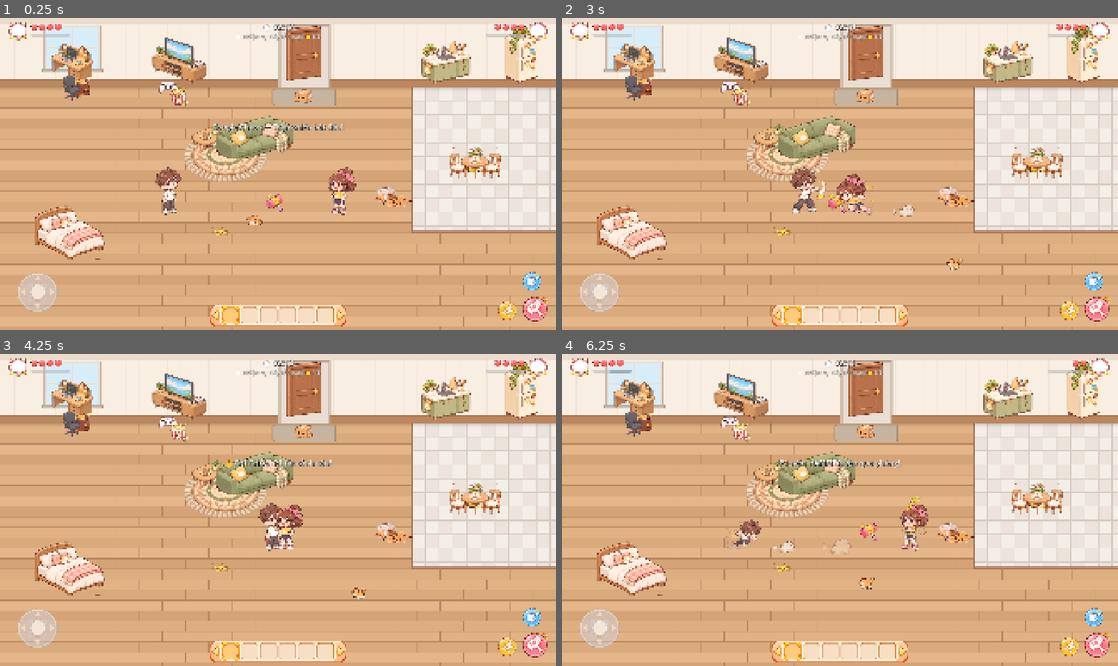
Above: before the commit, frames 1-4 (two rows, left to right).
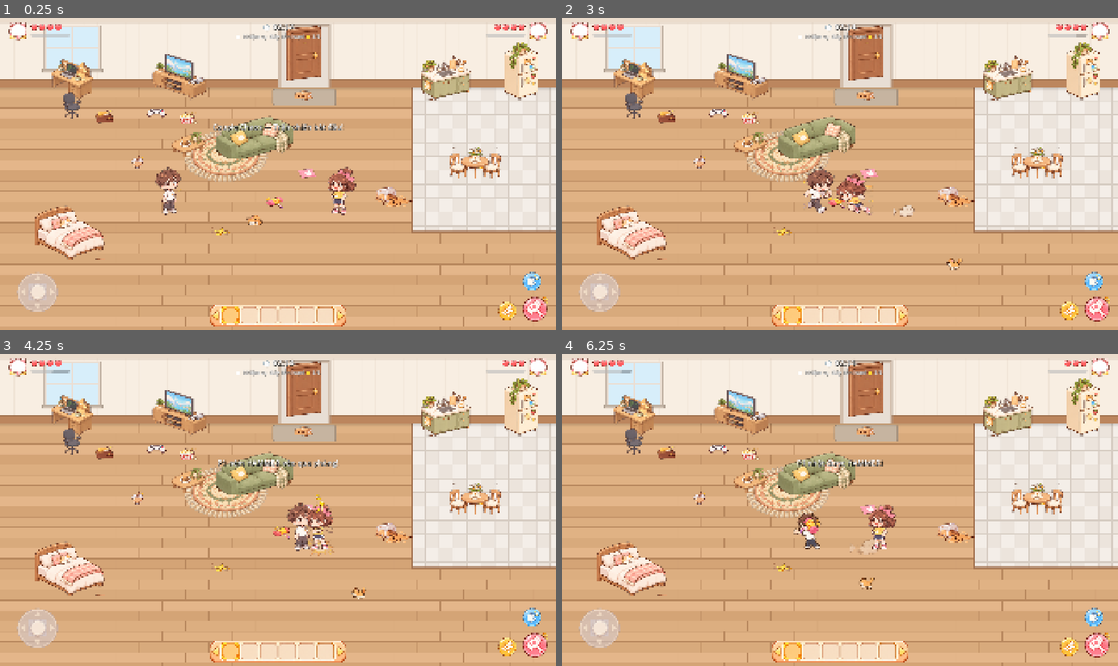
Above: after the commit, the same moments.

Repository: thanh-pham2k/couple-chaos
Game: Godot game, scene res://scenes/arena.tscn
Two runs of this game, one before a commit and one after it. Both use one fixed random seed, a clock stepped at 60 frames per second and the inputs below.
Inputs (mouse positions are in pixels of both pictures, inside the frame that each line leads up to):
- Up to frame 1 (0.25 s): no input
- Up to frame 2 (3 s): click (1095, 308) at 0.5 s; click (1067, 311) at 1.25 s; click (1095, 280) at 2 s; tap Enter at 2.75 s; move the mouse to (962, 158) at 2.77 s; hold D from 2.78 s (still down); hold J from 2.78 s (still down); click (962, 158) at 2.92 s
- Up to frame 3 (4.25 s): tap Space at 3.02, 3.32 s; tap F at 3.05 s; release D at 3.5 s; release J at 3.5 s; drag from (166, 525) to (378, 603) at 3.52 s
- Up to frame 4 (6.25 s): move the mouse to (895, 441) at 4.27 s; hold D 4.28-5 s; hold K 4.28-5 s; tap E at 4.55 s; drag from (812, 572) to (773, 475) at 5.02 s; move the mouse to (1006, 556) at 5.77 s; hold A from 5.78 s (still down); hold Shift from 5.78 s (still down); tap Space at 6.02 s; tap L at 6.05 s

The runs differ from the first frame. In frame 1, 5.3% of the frame differs, in the area x 9-97%, y 2-63%; in frame 2, 6.1%; in frame 3, 7.2%; in frame 4, 7.5%, in the area x 8-97%, y 2-65%.

Commit message:
Improve arena layout and player controls

Diff:
--- a/project.godot
+++ b/project.godot
@@ -45,21 +45,18 @@
 }
 p1_attack={
 "deadzone": 0.5,
-"events": [Object(InputEventKey,"resource_local_to_scene":false,"resource_name":"","device":-1,"window_id":0,"alt_pressed":false,"shift_pressed":false,"ctrl_pressed":false,"meta_pressed":false,"pressed":false,"keycode":0,"physical_keycode":74,"key_label":0,"unicode":106,"echo":false,"script":null),
-Object(InputEventKey,"resource_local_to_scene":false,"resource_name":"","device":-1,"window_id":0,"alt_pressed":false,"shift_pressed":false,"ctrl_pressed":false,"meta_pressed":false,"pressed":false,"keycode":0,"physical_keycode":70,"key_label":0,"unicode":102,"echo":false,"script":null)
+"events": [Object(InputEventKey,"resource_local_to_scene":false,"resource_name":"","device":-1,"window_id":0,"alt_pressed":false,"shift_pressed":false,"ctrl_pressed":false,"meta_pressed":false,"pressed":false,"keycode":0,"physical_keycode":70,"key_label":0,"unicode":102,"echo":false,"script":null)
 ]
 }
 p1_dash={
 "deadzone": 0.5,
 "events": [Object(InputEventKey,"resource_local_to_scene":false,"resource_name":"","device":-1,"window_id":0,"alt_press …(183 unchanged characters)…
-Object(InputEventKey,"resource_local_to_scene":false,"resource_name":"","device":-1,"window_id":0,"alt_pressed":false,"shift_pressed":false,"ctrl_pressed":false,"meta_pressed":false,"pressed":false,"keycode":0,"physical_keycode":32,"key_label":0,"unicode":32,"echo":false,"script":null),
-Object(InputEventKey,"resource_local_to_scene":false,"resource_name":"","device":-1,"window_id":0,"alt_pressed":false,"shift_pressed":false,"ctrl_pressed":false,"meta_pressed":false,"pressed":false,"keycode":0,"physical_keycode":76,"key_label":0,"unicode":108,"echo":false,"script":null)
+Object(InputEventKey,"resource_local_to_scene":false,"resource_name":"","device":-1,"window_id":0,"alt_pressed":false,"shift_pressed":false,"ctrl_pressed":false,"meta_pressed":false,"pressed":false,"keycode":0,"physical_keycode":32,"key_label":0,"unicode":32,"echo":false,"script":null)
 ]
 }
 p1_grab={
 "deadzone": 0.5,
-"events": [Object(InputEventKey,"resource_local_to_scene":false,"resource_name":"","device":-1,"window_id":0,"alt_pressed":false,"shift_pressed":false,"ctrl_pressed":false,"meta_pressed":false,"pressed":false,"keycode":0,"physical_keycode":75,"key_label":0,"unicode":107,"echo":false,"script":null),
-Object(InputEventKey,"resource_local_to_scene":false,"resource_name":"","device":-1,"window_id":0,"alt_pressed":false,"shift_pressed":false,"ctrl_pressed":false,"meta_pressed":false,"pressed":false,"keycode":0,"physical_keycode":69,"key_label":0,"unicode":101,"echo":false,"script":null)
+"events": [Object(InputEventKey,"resource_local_to_scene":false,"resource_name":"","device":-1,"window_id":0,"alt_pressed":false,"shift_pressed":false,"ctrl_pressed":false,"meta_pressed":false,"pressed":false,"keycode":0,"physical_keycode":69,"key_label":0,"unicode":101,"echo":false,"script":null)
 ]
 }
 
--- a/scenes/arena.tscn
+++ b/scenes/arena.tscn
@@ -40,7 +40,7 @@
 size = Vector2(60, 30)
 
 [sub_resource type="RectangleShape2D" id="Shape_Bed"]
-size = Vector2(210, 75)
+size = Vector2(210, 130)
 
 [sub_resource type="RectangleShape2D" id="Shape_Fridge"]
 size = Vector2(100, 45)
@@ -85,7 +85,7 @@
 texture = ExtResource("14_rug")
 
 [node name="Workstation" type="StaticBody2D" parent="YSortArena"]
-position = Vector2(250, 230)
+position = Vector2(250, 285)
 collision_layer = 1
 collision_mask = 2
 
@@ -98,7 +98,7 @@
 shape = SubResource("Shape_Desk")
 
 [node name="OfficeChair" type="StaticBody2D" parent="YSortArena"]
-position = Vector2(250, 290)
+position = Vector2(250, 350)
 collision_layer = 1
 collision_mask = 2
 
@@ -111,7 +111,7 @@
 shape = SubResource("Shape_Chair")
 
 [node name="TVConsole" type="StaticBody2D" parent="YSortArena"]
-position = Vector2(620, 230)
+position = Vector2(620, 285)
 collision_layer = 1
 collision_mask = 2
 
@@ -137,7 +137,7 @@
 shape = SubResource("Shape_Table")
 
 [node name="CoffeeTable" type="StaticBody2D" parent="YSortArena"]
-position = Vector2(720, 460)
+position = Vector2(650, 485)
 collision_layer = 1
 collision_mask = 2
 
@@ -172,11 +172,11 @@
 texture = ExtResource("16_bed")
 
 [node name="CollisionShape2D" type="CollisionShape2D" parent="YSortArena/Bed"]
-position = Vector2(0, -35)
+position = Vector2(0, -65)
 shape = SubResource("Shape_Bed")
 
 [node name="Counter" type="StaticBody2D" parent="YSortArena"]
-position = Vector2(1540, 230)
+position = Vector2(1540, 285)
 collision_layer = 1
 collision_mask = 2
 
@@ -189,7 +189,7 @@
 shape = SubResource("Shape_Counter")
 
 [node name="Fridge" type="StaticBody2D" parent="YSortArena"]
-position = Vector2(1800, 230)
+position = Vector2(1800, 285)
 collision_layer = 1
 collision_mask = 2
 
@@ -232,11 +232,11 @@
 item_type = "hammer"
 
 [node name="ItemPillow" parent="YSortArena" instance=ExtResource("5_item")]
-position = Vector2(880, 450)
+position = Vector2(1060, 540)
 item_type = "pillow"
 
 [node name="ItemBoba" parent="YSortArena" instance=ExtResource("5_item")]
-position = Vector2(720, 420)
+position = Vector2(475, 500)
 item_type = "boba"
 
 [node name="ItemBanana" parent="YSortArena" instance=ExtResource("5_item")]
@@ -244,15 +244,15 @@
 item_type = "banana"
 
 [node name="ItemPopcorn" parent="YSortArena" instance=ExtResource("5_item")]
-position = Vector2(620, 270)
+position = Vector2(650, 350)
 item_type = "popcorn"
 
 [node name="ItemGamepad" parent="YSortArena" instance=ExtResource("5_item")]
-position = Vector2(580, 240)
+position = Vector2(540, 330)
 item_type = "gamepad"
 
 [node name="ItemWallet" parent="YSortArena" instance=ExtResource("5_item")]
-position = Vector2(280, 240)
+position = Vector2(360, 345)
 item_type = "wallet"
 
 [node name="ItemBox" parent="YSortArena" instance=ExtResource("5_item")]
--- a/scenes/hazard.tscn
+++ b/scenes/hazard.tscn
@@ -7,6 +7,7 @@
 radius = 42.0
 
 [node name="Hazard" type="Area2D" groups=["hazards"]]
+z_index = -1
 collision_layer = 4
 collision_mask = 2
 script = ExtResource("1_hazard")
--- a/scripts/arena.gd
+++ b/scripts/arena.gd
@@ -8,6 +8,12 @@
 var match_time_left: float = 138.0 # 02:18 countdown as in reference screenshot
 var chaos_score: int = 3 # ⭐ 3/5 initial
 const MAX_CHAOS_STARS: int = 5
+
+# Keep landed pickups inside the walkable side of the four arena walls.
+@export var pickup_bounds: Rect2 = Rect2(110, 280, 1700, 720)
+
+func get_pickup_bounds() -> Rect2:
+	return Rect2(to_global(pickup_bounds.position), pickup_bounds.size)
 
 func _ready() -> void:
 	# Link touch controls to P1
--- a/scripts/item.gd
+++ b/scripts/item.gd
@@ -9,8 +9,9 @@
 var fly_time_left: float = 0.5
 var thrown_by: String = ""
 
-var idle_timer: float = 0.0
-var base_scale: Vector2 = Vector2(1.0, 1.0)
+# The existing item art is an upright icon; compress it vertically on the
+# floor so it reads as resting in the room's perspective.
+const FLOOR_ITEM_SCALE := Vector2(1.0, 0.65)
 
 @onready var sprite: Sprite2D = $Sprite2D
 @onready var collision_shape: CollisionShape2D = $CollisionShape2D
@@ -19,7 +20,7 @@
 	add_to_group("items")
 	update_texture()
 	body_entered.connect(_on_body_entered)
-	base_scale = scale
+	_update_floor_visual()
 
 func get_item_type() -> String:
 	return item_type
@@ -31,18 +32,26 @@
 
 func _physics_process(delta: float) -> void:
 	if is_flying:
-		global_position += fly_direction * fly_speed * delta
+		var next_position := global_position + fly_direction * fly_speed * delta
+		var arena := get_parent()
+		while arena and not arena.has_method("get_pickup_bounds"):
+			arena = arena.get_parent()
+		if arena:
+			var bounds: Rect2 = arena.get_pickup_bounds()
+			var bounded_position := next_position.clamp(bounds.position, bounds.end)
+			global_position = bounded_position
+			if bounded_position != next_position:
+				land_on_floor()
+				return
+		else:
+			global_position = next_position
 		rotation += 14.0 * delta * (1.0 if fly_direction.x >= 0 else -1.0)
 		fly_time_left -= delta
 
 		if fly_time_left <= 0.0:
 			land_on_floor()
 	else:
-		# Idle bobbing & proximity highlight
-		idle_timer += delta
-		if sprite:
-			sprite.position.y = sin(idle_timer * 4.5) * 3.0
-
+		# Keep the item on the floor and highlight it without moving its collider.
 		# Highlight when nearby any player
 		var is_near = false
 		for p in get_tree().get_nodes_in_group("players"):
@@ -50,7 +59,9 @@
 				is_near = true
 				break
 
-		scale = scale.lerp(base_scale * (1.15 if is_near else 1.0), 10.0 * delta)
+		if sprite:
+			var target_color := Color(1.0, 1.0, 0.8) if is_near else Color.WHITE
+			sprite.modulate = sprite.modulate.lerp(target_color, minf(10.0 * delta, 1.0))
 
 func _on_body_entered(body: Node2D) -> void:
 	if not is_flying:
@@ -78,9 +89,16 @@
 
 		land_on_floor()
 
+func _update_floor_visual() -> void:
+	z_index = 0 if is_flying else -1
+	if sprite:
+		sprite.scale = Vector2.ONE if is_flying else FLOOR_ITEM_SCALE
+		sprite.position = Vector2.ZERO
+
 func land_on_floor() -> void:
 	is_flying = false
 	rotation = 0.0
+	_update_floor_visual()
 
 	# If banana or boba or popcorn landed, can spawn hazards!
 	if item_type == "banana":
--- a/scripts/player.gd
+++ b/scripts/player.gd
@@ -31,6 +31,10 @@
 var hammer_hit_pending: bool = false
 const HAMMER_ATTACK_DURATION := 0.36
 const HAMMER_IMPACT_TIME := HAMMER_ATTACK_DURATION * 4.0 / 6.0
+# Normalize drawn character height while preserving the foot anchor.
+const HAMMER_HOLD_SCALE := 160.0 / 140.0
+const HAMMER_SIDE_HOLD_SCALE := 160.0 / 125.0
+const HAMMER_ATTACK_SCALE := 160.0 / 116.0
 
 var is_throwing: bool = false
 var throw_timer: float = 0.0
@@ -136,7 +140,13 @@
 	if weapon_sprite:
 		weapon_sprite.visible = held_item_type == "hammer" and not action.begins_with("hammer_")
 	character_animation_time += delta
-	sprite.position.y = -70.0
+	var visual_scale := 1.0
+	if action == "hammer_attack":
+		visual_scale = HAMMER_ATTACK_SCALE
+	elif action.begins_with("hammer_"):
+		visual_scale = HAMMER_HOLD_SCALE if facing == "down" else HAMMER_SIDE_HOLD_SCALE
+	sprite.scale = Vector2.ONE * visual_scale
+	sprite.position.y = (-60.0 if action == "hammer_attack" else -70.0) * visual_scale
 	if action == "throw":
 		sprite.frame = mini(int(character_animation_time / THROW_DURATION * 6.0), 5)
 	elif action == "hammer_attack":
@@ -451,21 +461,6 @@
 	var attack_pressed = Input.is_action_just_pressed(prefix + "attack")
 	var grab_pressed = Input.is_action_just_pressed(prefix + "grab")
 
-	# Resilient keyboard fallback keys
-	if player_id == "p1":
-		if Input.is_key_pressed(KEY_J) or Input.is_key_pressed(KEY_F):
-			if not is_attacking: attack_pressed = true
-		if Input.is_key_pressed(KEY_K) or Input.is_key_pressed(KEY_E):
-			if not is_throwing: grab_pressed = true
-		if Input.is_key_pressed(KEY_SHIFT) or Input.is_key_pressed(KEY_SPACE) or Input.is_key_pressed(KEY_L):
-			if not is_dashing: dash_pressed = true
-	else:
-		if Input.is_key_pressed(KEY_KP_1) or Input.is_key_pressed(KEY_1):
-			if not is_attacking: attack_pressed = true
-		if Input.is_key_pressed(KEY_KP_2) or Input.is_key_pressed(KEY_2):
-			if not is_throwing: grab_pressed = true
-		if Input.is_key_pressed(KEY_KP_0) or Input.is_key_pressed(KEY_ENTER) or Input.is_key_pressed(KEY_0):
-			if not is_dashing: dash_pressed = true
 
 	if dash_pressed:
 		trigger_dash()
@@ -577,6 +572,7 @@
 			sprite.hframes = 1
 			sprite.frame = 0
 			sprite.position.y = -80.0
+			sprite.scale = Vector2.ONE
 			update_weapon_transform()
 		sprite.texture = textures[pose_name]
 		if weapon_sprite:
--- a/tests/hammer_animation_test.gd
+++ b/tests/hammer_animation_test.gd
@@ -1,8 +1,7 @@
 extends Node2D
 
-# Tests atlas transitions and uses a synthetic attack sheet to exercise the
-# delayed-hit path even when an attack asset is unavailable. This is not a
-# visual-quality test of the generated artwork.
+# Tests actual atlas transitions, attack timing and directional fallback.
+# This is not a visual-quality test of the candidate artwork.
 func _ready() -> void:
 	var packed := load("res://scenes/player.tscn") as PackedScene
 	var p1 := packed.instantiate() as Player
@@ -26,6 +25,9 @@
 			player.facing_direction = direction
 			assert(player.update_character_animation("hammer_idle", 0.0), "Missing usable idle atlas")
 			assert(player.sprite.hframes == 4 and not player.weapon_sprite.visible, "Idle atlas must hide separate hammer")
+			var expected_scale := Player.HAMMER_HOLD_SCALE if direction == Vector2.DOWN else Player.HAMMER_SIDE_HOLD_SCALE
+			assert(is_equal_approx(player.sprite.scale.x, expected_scale))
+			assert(is_equal_approx(player.sprite.position.y + 70.0 * player.sprite.scale.y, 0.0), "Foot anchor must stay on the floor")
 			assert(player.update_character_animation("hammer_run", 0.2), "Missing usable run atlas")
 			assert(player.sprite.hframes == 6 and player.sprite.frame == 2 and not player.weapon_sprite.visible)
 		player.facing_direction = Vector2.LEFT
@@ -33,16 +35,29 @@
 		assert(player.sprite.flip_h, "Left should mirror the right-facing atlas")
 		player.update_sprite_pose("idle")
 		assert(player.sprite.hframes == 1 and player.weapon_sprite.visible, "Fallback must restore the separate hammer")
+		assert(player.sprite.scale == Vector2.ONE, "Fallback must restore original sprite scale")
 
-	# The source may not include a usable attack atlas; a dummy texture tests
-	# timing and interruption logic without claiming that artwork exists.
-	var dummy := ImageTexture.create_from_image(Image.create(768, 160, false, Image.FORMAT_RGBA8))
-	p1.character_animations["hammer_attack_right"] = dummy
-	p1.facing_direction = Vector2.RIGHT
+	# Boy has only a down-facing attack sheet; missing directions and Girl
+	# must fall back to the separate hammer without a delayed hit.
+	p2.global_position = Vector2(1500, 900)
+	for entry in [[p1, Vector2.RIGHT], [p1, Vector2.UP], [p2, Vector2.DOWN], [p2, Vector2.RIGHT], [p2, Vector2.UP]]:
+		var player: Player = entry[0]
+		player.facing_direction = entry[1]
+		assert(not player.update_character_animation("hammer_attack", 0.0), "Unexpected attack atlas")
+		player.trigger_attack()
+		assert(not player.hammer_hit_pending and player.weapon_sprite.visible, "Missing atlas must use fallback weapon")
+		player.pick_up("hammer")
+
+	assert(p1.character_animations.has("hammer_attack_down"), "Boy down attack atlas must load")
+	p1.global_position = Vector2(400, 400)
+	p2.global_position = Vector2(400, 460)
+	p1.facing_direction = Vector2.DOWN
 	p1.pick_up("hammer")
 	var before := p2.hearts
 	p1.trigger_attack()
 	assert(p1.hammer_hit_pending and p2.hearts == before, "Attack must not hit at wind-up")
+	assert(is_equal_approx(p1.sprite.scale.x, Player.HAMMER_ATTACK_SCALE))
+	assert(is_equal_approx(p1.sprite.position.y + 60.0 * p1.sprite.scale.y, 0.0), "Attack foot anchor must stay on the floor")
 	p1._physics_process(Player.HAMMER_IMPACT_TIME - 0.02)
 	assert(p2.hearts == before, "Attack must not hit before impact")
 	p1._physics_process(0.03)
@@ -59,5 +74,5 @@
 	assert(not p1.hammer_hit_pending and not p1.is_attacking, "Hit must cancel a pending attack")
 	p1._physics_process(Player.HAMMER_ATTACK_DURATION)
 	assert(p2.hearts == before_interrupt, "Interrupted attack must not deal damage")
-	print("Hammer idle/run atlas, fallback, impact timing and interruption verified (attack timing uses a synthetic sheet).")
+	print("Hammer idle/run, real Boy down attack, fallback, impact timing and interruption verified.")
 	get_tree().quit(0)
--- /dev/null
+++ b/tests/item_boundary_test.gd
@@ -0,0 +1,42 @@
+extends Node
+
+func _ready() -> void:
+	var arena := (load("res://scenes/arena.tscn") as PackedScene).instantiate()
+	add_child(arena)
+	await get_tree().process_frame
+	arena.set_process(false)
+	var player: Player = arena.get_node("YSortArena/Player1")
+	player.set_physics_process(false)
+	var parent: Node = arena.get_node("YSortArena")
+	var bounds: Rect2 = arena.get_pickup_bounds()
+	var cases := [
+		[Vector2(1800, 700), Vector2.RIGHT, Vector2(1810, 700)],
+		[Vector2(120, 700), Vector2.LEFT, Vector2(110, 700)],
+		[Vector2(900, 290), Vector2.UP, Vector2(900, 280)],
+		[Vector2(900, 990), Vector2.DOWN, Vector2(900, 1000)],
+		[Vector2(1800, 990), Vector2(1, 1).normalized(), Vector2(1810, 1000)],
+		[Vector2(1950, 700), Vector2.RIGHT, Vector2(1810, 700)],
+	]
+	for entry in cases:
+		var item := (load("res://scenes/item.tscn") as PackedScene).instantiate() as ItemPickup
+		parent.add_child(item)
+		item.set_physics_process(false)
+		item.item_type = "hammer"
+		item.global_position = entry[0]
+		item.fly_direction = entry[1]
+		item.is_flying = true
+		item._physics_process(0.1)
+		assert(not item.is_flying, "Hammer should land at the boundary")
+		assert(item.global_position.is_equal_approx(entry[2]), "Hammer must remain inside the playable area")
+		assert(bounds.has_point(item.global_position) or item.global_position.x == bounds.end.x or item.global_position.y == bounds.end.y)
+		# Move other pickups away so the real pickup search targets this hammer.
+		for other in get_tree().get_nodes_in_group("items"):
+			if other != item:
+				other.remove_from_group("items")
+		player.global_position = item.global_position
+		player.find_and_pickup_item()
+		assert(player.held_item_type == "hammer", "Landed hammer must be retrievable")
+		player.clear_held_item()
+		await get_tree().process_frame
+	print("Thrown hammers land and can be retrieved at all arena edges.")
+	get_tree().quit()
--- /dev/null
+++ b/tests/item_boundary_test.tscn
@@ -0,0 +1,6 @@
+[gd_scene load_steps=2 format=3]
+
+[ext_resource type="Script" path="res://tests/item_boundary_test.gd" id="1"]
+
+[node name="ItemBoundaryTest" type="Node"]
+script = ExtResource("1")
--- /dev/null
+++ b/tests/scene_layout_test.gd
@@ -0,0 +1,45 @@
+extends Node
+
+# Exercises actual physics against each furniture footprint. Visual occlusion
+# still needs inspection in the renderer.
+func _ready() -> void:
+	var arena := (load("res://scenes/arena.tscn") as PackedScene).instantiate()
+	add_child(arena)
+	var world: Node2D = arena.get_node("YSortArena")
+	var player: Player = world.get_node("Player1")
+	var cat: BossCat = world.get_node("BossCat")
+	assert(world.y_sort_enabled, "Arena must sort world objects by their foot position")
+	assert(player.get_parent() == world and cat.get_parent() == world, "Player and cat must share the sorting layer")
+	player.set_physics_process(false)
+	cat.set_physics_process(false)
+	world.get_node("Player2").set_physics_process(false)
+	world.get_node("Player2").collision_layer = 0
+	cat.collision_layer = 0
+	# Isolate the obstacle under test so nearby furniture cannot satisfy the test.
+	arena.get_node("Boundaries").collision_layer = 0
+	var furniture: Array[StaticBody2D] = []
+	for node in world.get_children():
+		if node is StaticBody2D:
+			furniture.append(node)
+			node.collision_layer = 0
+	await get_tree().physics_frame
+	for name in ["Bed", "Sofa"]:
+		var obstacle: StaticBody2D = world.get_node(name)
+		obstacle.collision_layer = 1
+		var collider: CollisionShape2D = obstacle.get_node("CollisionShape2D")
+		var rect: RectangleShape2D = collider.shape
+		for dir in [Vector2.RIGHT, Vector2.LEFT, Vector2.UP, Vector2.DOWN]:
+			var half_extent: float = rect.size.x / 2.0 if dir.x != 0.0 else rect.size.y / 2.0
+			# Start well outside the shape and sweep towards its center.
+			player.global_position = collider.global_position - dir * (half_extent + 75.0) + Vector2(0, 20)
+			await get_tree().physics_frame
+			for distance in [100.0, 260.0]:
+				var collision := player.move_and_collide(dir * distance, true)
+				assert(collision != null and collision.get_collider() == obstacle, "%s must block approach %s" % [name, dir])
+				assert(collision.get_travel().length() < distance, "A dash must not pass through furniture")
+		obstacle.collision_layer = 0
+	var hazard: FloorHazard = world.get_node("BobaHazard")
+	assert(hazard.z_index < player.z_index, "Floor hazard must render below characters")
+	assert(hazard.global_position.y > 240.0, "Boba hazard must be placed on the playable floor")
+	print("Player collision against bed and sofa on four sides, Y-sort setup and floor hazard layer verified.")
+	get_tree().quit()
--- /dev/null
+++ b/tests/scene_layout_test.tscn
@@ -0,0 +1,6 @@
+[gd_scene load_steps=2 format=3]
+
+[ext_resource type="Script" path="res://tests/scene_layout_test.gd" id="1"]
+
+[node name="SceneLayoutTest" type="Node"]
+script = ExtResource("1")
Binary file added: asset/archive/animation_sources/source_boy_hammer_attack_down.png
Not shown, added: asset/archive/animation_sources/source_boy_hammer_attack_down.png.import
Binary file added: assets/characters/boy/animations/hammer_attack_down.png
Not shown, added: assets/characters/boy/animations/hammer_attack_down.png.import
Not shown, added: tests/item_boundary_test.gd.uid
Not shown, added: tests/scene_layout_test.gd.uid
